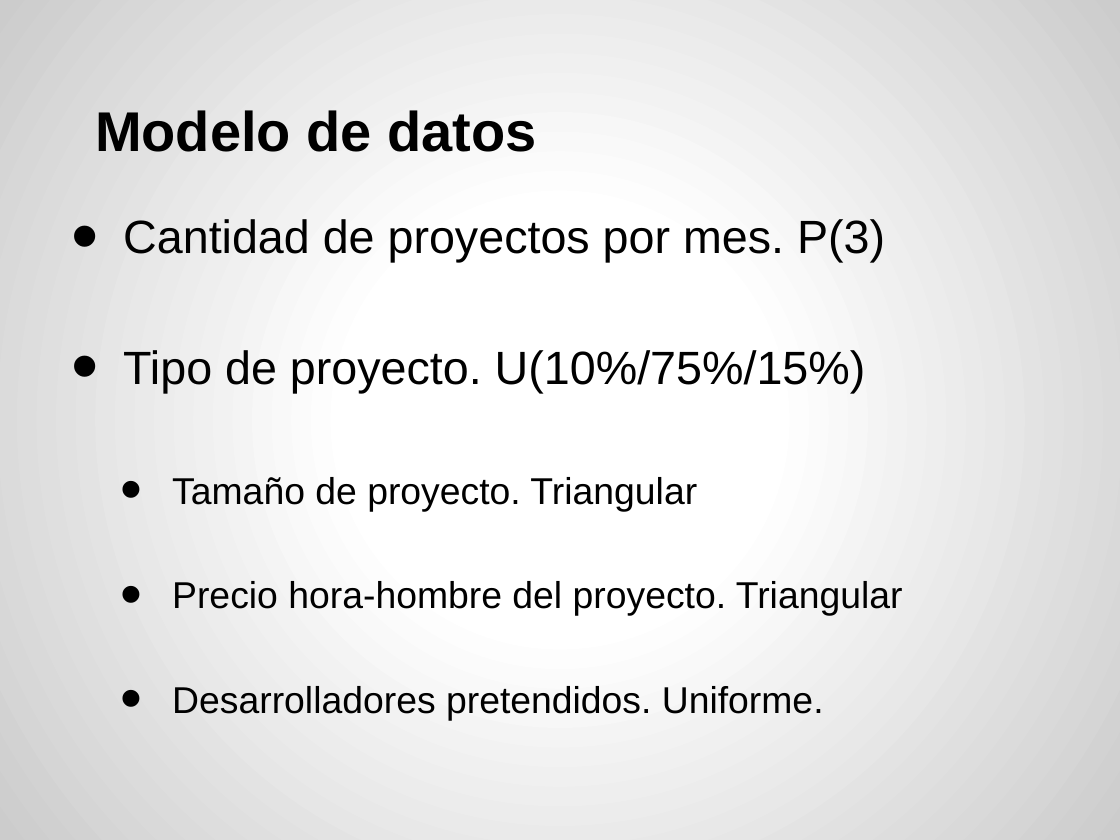
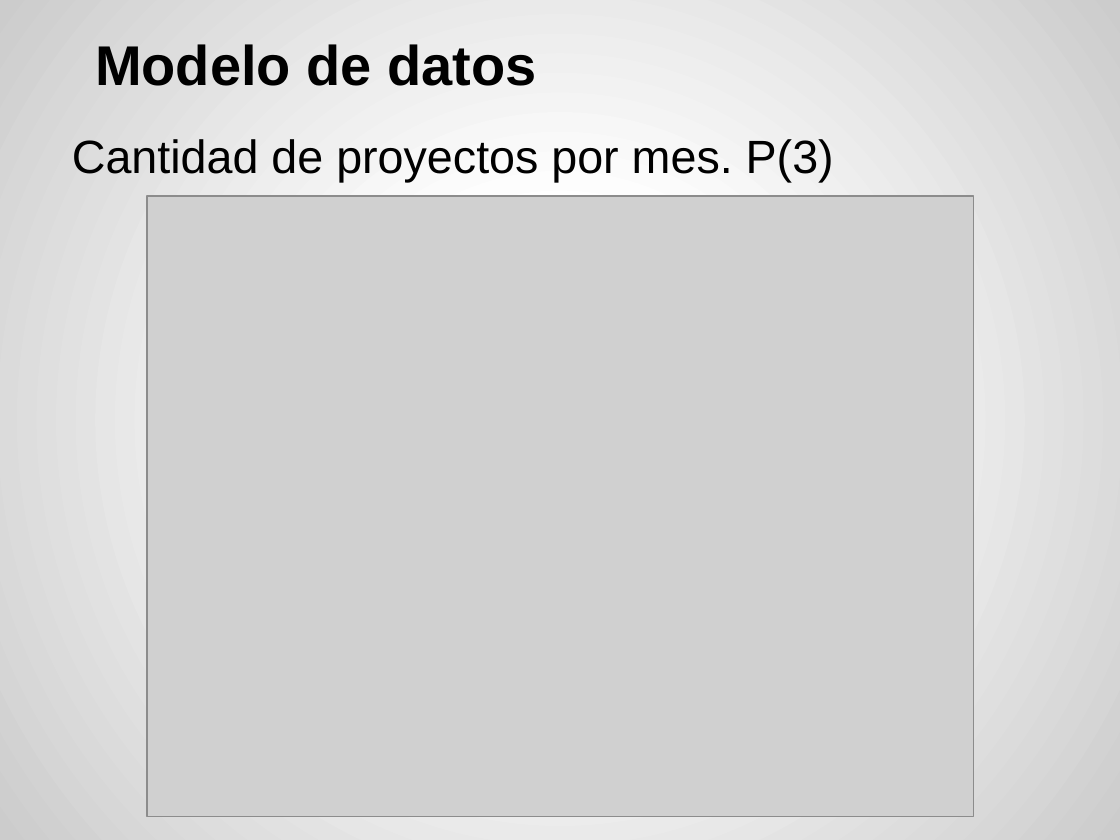
Before and after one commit to acrespo/Simulaciones, a slide deck: slide 14 of presentacion.pptx (slide 13 before the commit). Drawn at 1120x840 pixels with LibreOffice and Linux fonts; fonts in the diff are those of the drawing; grey boxes stand for pictures. Boxes give left, top, right and bottom in pixels: in the first picture for what was removed or moved away, otherwise in the second. Text is boxed around its words. In the diff, an @@ line names an element or a change of style, - is before the commit and + after.

Commit message:
presentacion

```diff
--- a/presentacion.pptx
+++ b/presentacion.pptx
@@ title "Modelo de datos": place and size @@
-title "Modelo de datos" at bbox=[95, 110, 536, 152]
+title "Modelo de datos" at bbox=[95, 44, 536, 86]
@@ text "Cantidad de proyectos por mes. ...": place and size @@
-text "Cantidad de proyectos por mes. ..." at bbox=[123, 219, 903, 720]
+text "Cantidad de proyectos por mes. ..." at bbox=[72, 139, 834, 182]
@@ text "Cantidad de proyectos por mes. ..." at bbox=[72, 139, 834, 182]: bullet • to none @@
@@ picture added at bbox=[147, 196, 973, 816] @@
@@ text at bbox=[123, 350, 903, 720]: paragraphs removed @@
-• Tipo de proyecto. U(10%/75%/15%)
-  • Tamaño de proyecto. Triangular
-  • Precio hora-hombre del proyecto. Triangular
-  • Desarrolladores pretendidos. Uniforme.
```
Also in this commit, not shown: 18 slides added.
